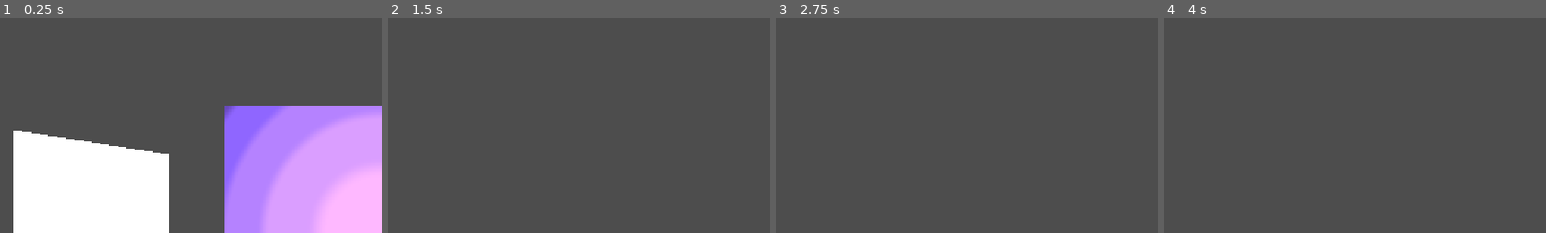
Above: before the commit, frames 1-4 (left to right).
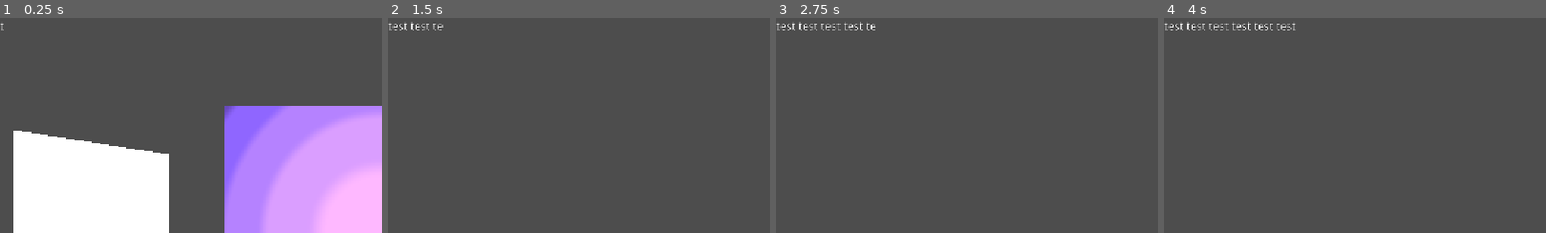
Above: after the commit, the same moments.

Repository: he21123/gj-esa
Game: Godot game, scene res://node_3d.tscn
Two runs of this game, one before a commit and one after it. Both use one fixed random seed, a clock stepped at 60 frames per second and the inputs below.
Inputs (mouse positions are % of the whole screen's width and height, from its top left):
- Up to frame 1 (0.25 s): no input
- Up to frame 2 (1.5 s): move the mouse to (55, 50) at 0.52 s; hold W (move_forward) from 0.53 s (still down); move the mouse to (45, 50) at 1.27 s
- Up to frame 3 (2.75 s): keep holding W (move_forward); tap Enter at 2 s; move the mouse to (52, 48) at 2.02 s
- Up to frame 4 (4 s): keep holding W (move_forward); tap Space at 2.75 s; move the mouse to (49, 52) at 2.77 s; tap Enter at 3.5 s; move the mouse to (57, 51) at 3.52 s
The pictures show only the part of the screen within x 0-50%, y 0-50%; the shares and areas given below are measured in that part.

The runs differ from the first frame. In frame 1, less than 0.1% of the frame differs, in the area x 0-1%, y 2-6%; in frame 2, 0.2%; in frame 3, 0.3%; in frame 4, 0.4%, in the area x 0-35%, y 1-6%.

Commit message:
text display für objectives

Diff:
--- /dev/null
+++ b/Objective.gd
@@ -0,0 +1,26 @@
+extends Label
+
+func sleep(sec: float)->void:
+	await get_tree().create_timer(sec).timeout
+
+func text_appear() -> void:
+	for i in range(text.length()+1):
+		set_visible_characters(i)
+		await sleep(randfn(0.1, 0.1))
+
+func text_vanish() -> void:
+	for i in range(51):
+		modulate.a = 1.0 - (float(i) / 50.0)
+		await sleep(0.02)
+	modulate.a = 0
+	set_visible_characters(0)
+
+# Called when the node enters the scene tree for the first time.
+func _ready() -> void:
+	set_visible_characters(0)
+	set_text("test test test test test test test")
+	while true:
+		await text_appear()
+		await sleep(5)
+		await text_vanish()
+		await sleep(5)
--- a/lookAt.gd
+++ b/lookAt.gd
@@ -8,6 +8,6 @@
 
 
 # Called every frame. 'delta' is the elapsed time since the previous frame.
-func _process(delta: float) -> void:
+func _process(_delta: float) -> void:
 	look_at(player.global_position, Vector3.UP, true)
 	rotation.x = 0
--- a/node_3d.tscn
+++ b/node_3d.tscn
@@ -4,6 +4,7 @@
 [ext_resource type="Script" uid="uid://bnepuqscbnlwm" path="res://playerCam.gd" id="2_noarx"]
 [ext_resource type="Material" uid="uid://ci2gvpo6ox57c" path="res://shader.tres" id="3_a0tk4"]
 [ext_resource type="Script" uid="uid://b3ife71qabbjj" path="res://lookAt.gd" id="4_r3fl7"]
+[ext_resource type="Script" uid="uid://b7ww20hb2fajr" path="res://Objective.gd" id="5_jka67"]
 
 [sub_resource type="CapsuleMesh" id="CapsuleMesh_u35ib"]
 
@@ -72,3 +73,15 @@
 light_energy = 16.0
 light_volumetric_fog_energy = 0.0
 spot_range = 7.228477
+
+[node name="UI" type="SubViewportContainer" parent="." unique_id=465995956]
+offset_right = 182.0
+offset_bottom = 96.0
+
+[node name="Objective" type="SubViewport" parent="UI" unique_id=1478293263]
+transparent_bg = true
+
+[node name="Label" type="Label" parent="UI/Objective" unique_id=1746348245]
+offset_right = 40.0
+offset_bottom = 23.0
+script = ExtResource("5_jka67")
Not shown, added: Objective.gd.uid
